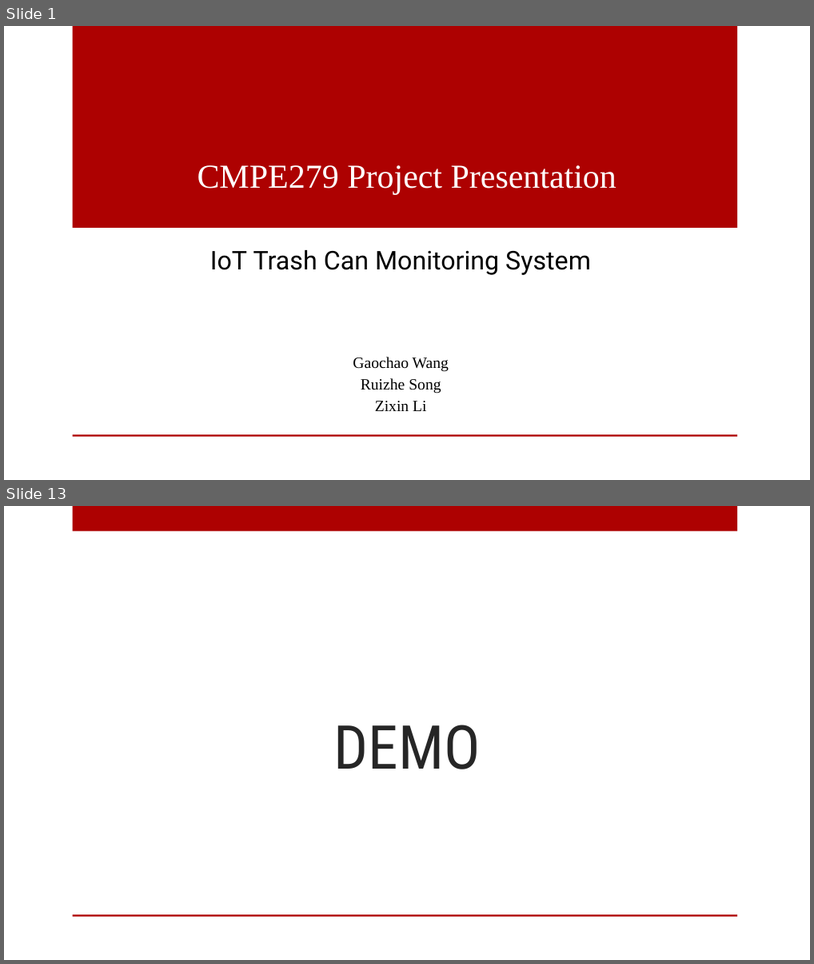
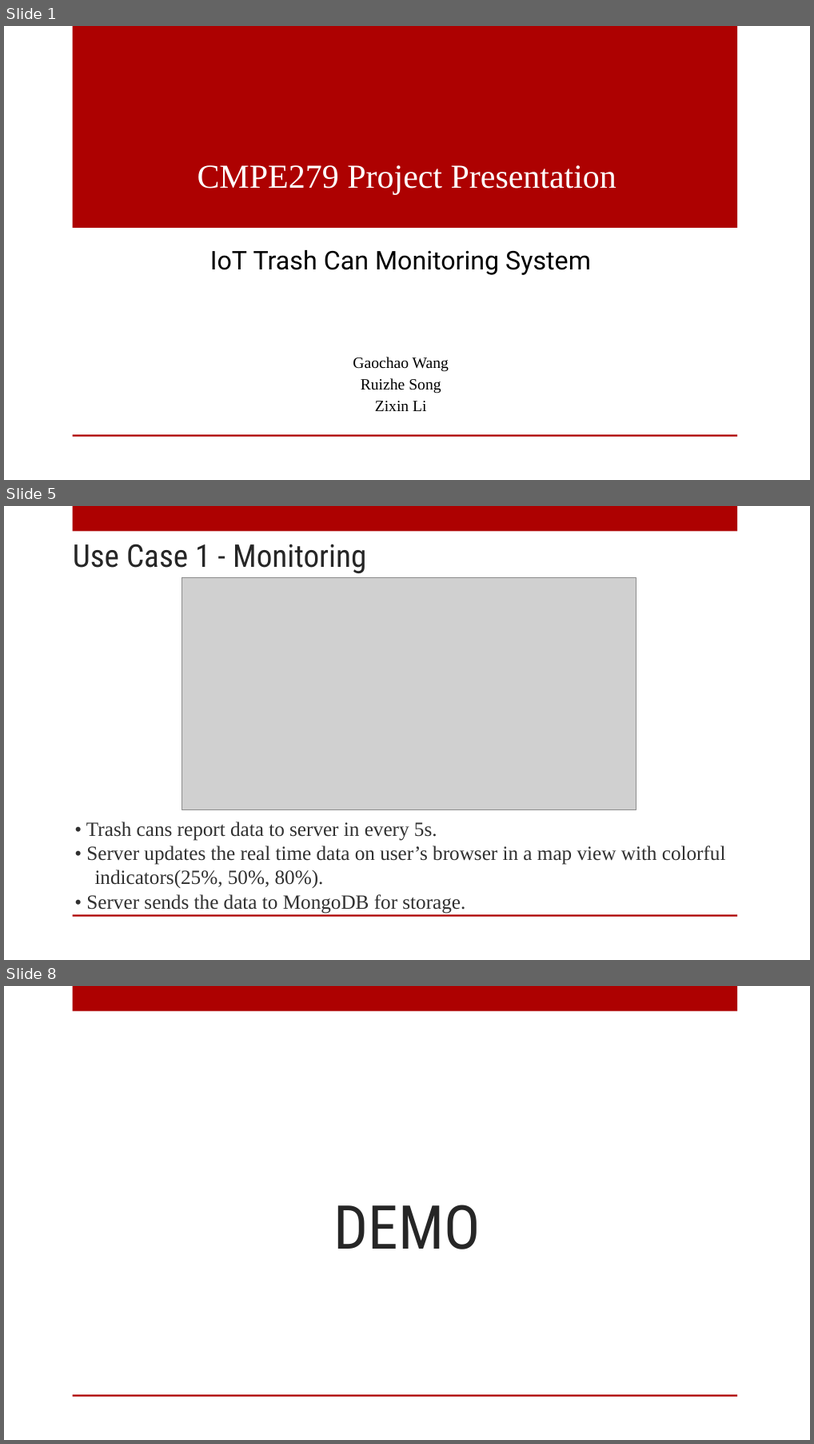
Before and after one commit to 504steven/IoT-TrashCanMonitoringSys, a slide deck: 297 Project Presentation.pptx. Shown one above the other, each under a label of ours: slides 1 and 13 before the commit, slides 1, 5 and 8 after it; the slides between them are not shown. The pictures are 814x964 and 814x1444 pixels, drawn with LibreOffice and Linux fonts; fonts in the diff are those of the drawing; grey boxes stand for pictures; background and template pictures are left out. Boxes give left, top, right and bottom in pixels: in the first picture for what was removed or moved away, otherwise in the second. Text is boxed around its words. In the diff, an @@ line names an element or a change of style, - is before the commit and + after.

```diff
--- a/297 Project Presentation.pptx
+++ b/297 Project Presentation.pptx
@@ slide 5 added at (4,506,810,960), background picture (left out); not listed: 2 template elements that a slide beside it also shows @@
@@ title added at (73,544,366,573), 28 pt, text #262626 @@
+Use Case 1 - Monitoring
@@ picture added at (182,578,636,810) @@
@@ text added at (86,821,726,913), 18 pt, text #303030 @@
+• Trash cans report data to server in every 5s.
+• Server updates the real time data on user’s browser in a map view with colorful
+indicators(25%, 50%, 80%).
+• Server sends the data to MongoDB for storage.
@@ what was slide 13 is now slide 8 @@
```
Also in this commit, not shown: 1 slide changed, 4 other slides added, 10 slides removed, 1 other file.
